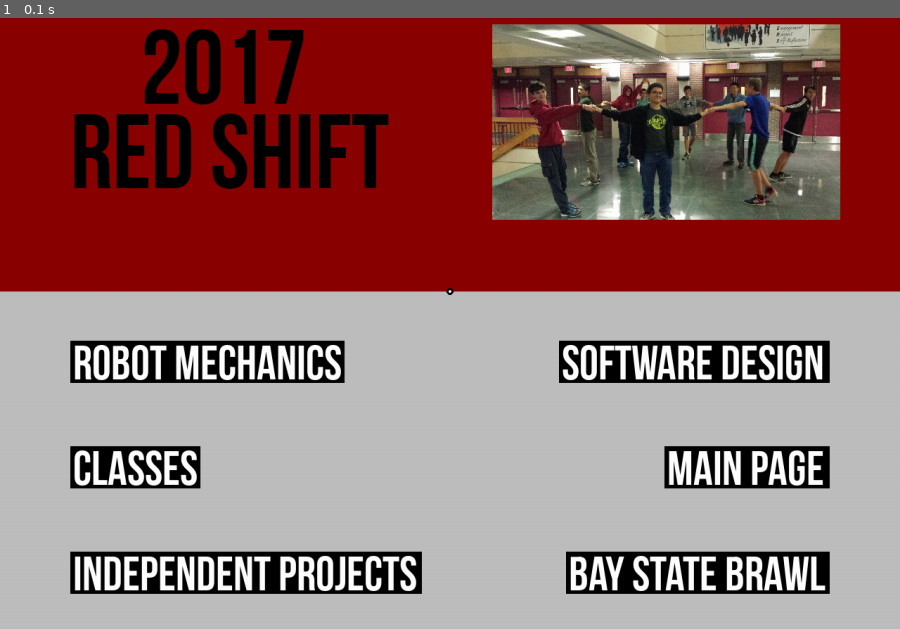
Above: before the commit, frame 1.
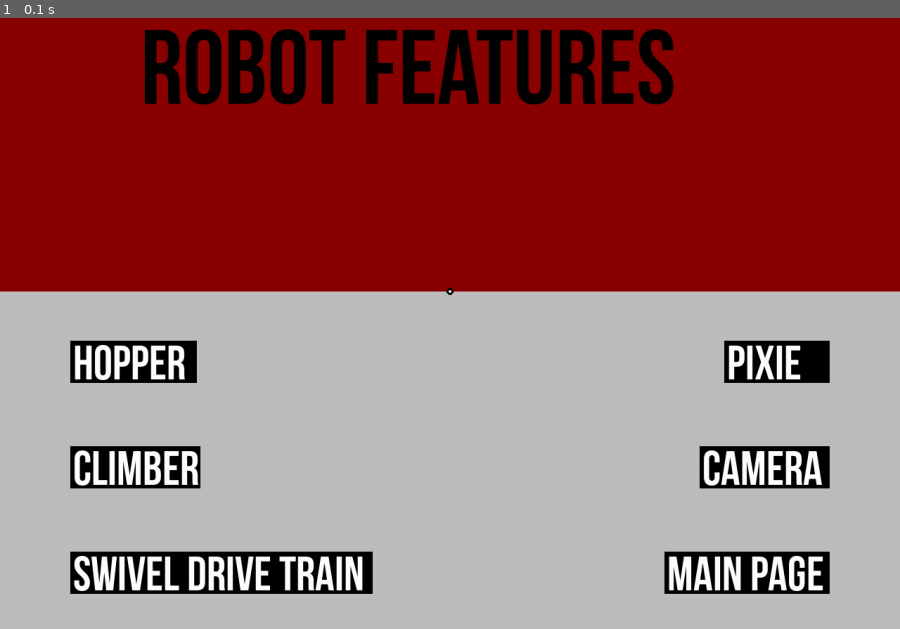
Above: after the commit, the same moment.

Repository: savagewil/Arcadia
Game: pygame game, started from ArcadiaCleint.py
The game is run twice, just before and just after one commit, with the same random seed, the same clock (stepped at 60 frames per second) and the same inputs. The source is Python 2; it was converted automatically to run under Python 3.
Inputs:
- Up to frame 1 (0.1 s): no input

The runs differ from the first frame. In frame 1, 24% of the frame differs, in the area x 8-94%, y 0-95%.

Commit message:
Modified

Diff:
--- a/ArcadiaCleint.py
+++ b/ArcadiaCleint.py
@@ -10,7 +10,7 @@
 pygame.key.set_repeat(30, 1)
 mouse = Mouse.Mouse(Constants.SCREENSIZE[0]/2, Constants.SCREENSIZE[1]/2)
 
-Currentpage = Pages.Current2017Page.Current2017Page()
+Currentpage = Pages.RobotFeaturesPage.RobotFeaturesPage()
 Currentpage.check(mouse)
 Currentpage.display(Screen)
 
--- a/Components/Component.py
+++ b/Components/Component.py
@@ -35,7 +35,7 @@
                 if self.function == "x" or self.function is None:
                     return [True, self.function]
                 else:
-                    print self.text
+                    # print self.text
                     return [True, self.function()]
             else:
                 return [False, None]
--- /dev/null
+++ b/Pages/CameraPage.py
@@ -0,0 +1,22 @@
+import pygame
+import Components
+import MainPage
+from Pages import Page
+
+
+class CameraPage(Page.Page):
+    def __init__(self):
+        Page.Page.__init__(self)
+        self.backgroundColor = pygame.Color("dark red")
+        self.components = [
+            Components.Label.Label([150, 50], 150, "Camera", ["red", "black"]),
+
+            Components.Container.Container(360, 0, 1280, 600, [
+                Components.Label.Label([300, 550], 60, "Camera stuff", ["red", "black"]),
+
+                Components.Button.Button([500, 750], 235, 60, "Main Page", ["black", "white"],
+                                         textHeight=68,
+                                         function=MainPage.MainPage),
+            ], "grey"),
+        ]
+        self.mouseSpeed = 4
--- /dev/null
+++ b/Pages/ClimberPage.py
@@ -0,0 +1,22 @@
+import pygame
+import Components
+import MainPage
+from Pages import Page
+
+
+class ClimberPage(Page.Page):
+    def __init__(self):
+        Page.Page.__init__(self)
+        self.backgroundColor = pygame.Color("dark red")
+        self.components = [
+            Components.Label.Label([150, 50], 150, "Climber", ["red", "black"]),
+
+            Components.Container.Container(360, 0, 1280, 600, [
+                Components.Label.Label([300, 550], 60, "The climber ratchets up a knotted rope", ["red", "black"]),
+
+                Components.Button.Button([500, 750], 235, 60, "Main Page", ["black", "white"],
+                                         textHeight=68,
+                                         function=MainPage.MainPage),
+            ], "grey"),
+        ]
+        self.mouseSpeed = 4
--- a/Pages/Current2017Page.py
+++ b/Pages/Current2017Page.py
@@ -1,6 +1,7 @@
 import pygame
 import IndependentProjectsPage
 import RobotMechanicsPage
+import MainPage
 import Components
 from Pages import Page
 
@@ -18,7 +19,8 @@
                                          textHeight=68,
                                          function=RobotMechanicsPage.RobotMechanicsPage),
 
-                Components.Button.Button([1280-(385 + 100), 550], 385, 60, "Software Design", ["black", "white"], textHeight=68,
+                Components.Button.Button([1280-(385 + 100), 550], 385, 60, "Software Design", ["black", "white"],
+                                         textHeight=68,
                                          function=''),
 
                 Components.Button.Button([100, 850], 500, 60, "Independent Projects", ["black", "white"],
@@ -34,7 +36,7 @@
 
                 Components.Button.Button([1280 - (235 + 100), 700], 235, 60, "Main Page", ["black", "white"],
                                          textHeight=68,
-                                         function=''),
+                                         function=MainPage.MainPage),
             ], "grey")
         ]
         self.mouseSpeed = 4
--- /dev/null
+++ b/Pages/DriveTrainPage.py
@@ -0,0 +1,23 @@
+import pygame
+import Components
+import MainPage
+from Pages import Page
+
+
+class DriveTrainPage(Page.Page):
+    def __init__(self):
+        Page.Page.__init__(self)
+        self.backgroundColor = pygame.Color("dark red")
+        self.components = [
+            Components.Label.Label([150, 50], 150, "Drive", ["red", "black"]),
+            Components.Label.Label([200, 170], 150, "Train", ["red", "black"]),
+
+            Components.Container.Container(360, 0, 1280, 600, [
+                Components.Label.Label([300, 550], 60, "We are using a swivel drive train", ["red", "black"]),
+
+                Components.Button.Button([500, 750], 235, 60, "Main Page", ["black", "white"],
+                                         textHeight=68,
+                                         function=MainPage.MainPage),
+            ], "grey"),
+        ]
+        self.mouseSpeed = 4
--- /dev/null
+++ b/Pages/HopperPage.py
@@ -0,0 +1,22 @@
+import pygame
+import Components
+import MainPage
+from Pages import Page
+
+
+class HopperPage(Page.Page):
+    def __init__(self):
+        Page.Page.__init__(self)
+        self.backgroundColor = pygame.Color("dark red")
+        self.components = [
+            Components.Label.Label([150, 50], 150, "Hopper", ["red", "black"]),
+
+            Components.Container.Container(360, 0, 1280, 600, [
+                Components.Label.Label([300, 550], 60, "The Hopper stores the 'fuel' balls", ["red", "black"]),
+
+                Components.Button.Button([500, 750], 235, 60, "Main Page", ["black", "white"],
+                                         textHeight=68,
+                                         function=MainPage.MainPage),
+            ], "grey"),
+        ]
+        self.mouseSpeed = 4
--- /dev/null
+++ b/Pages/PixiePage.py
@@ -0,0 +1,22 @@
+import pygame
+import Components
+import MainPage
+from Pages import Page
+
+
+class PixiePage(Page.Page):
+    def __init__(self):
+        Page.Page.__init__(self)
+        self.backgroundColor = pygame.Color("dark red")
+        self.components = [
+            Components.Label.Label([150, 100], 150, "Pixie", ["red", "black"]),
+
+            Components.Container.Container(360, 0, 1280, 600, [
+                Components.Label.Label([100, 550], 60, "The Pixie is an advance tool \n which we had the opportunity to try this year", ["red", "black"]),
+
+                Components.Button.Button([500, 750], 235, 60, "Main Page", ["black", "white"],
+                                         textHeight=68,
+                                         function=MainPage.MainPage),
+            ], "grey"),
+        ]
+        self.mouseSpeed = 4
--- /dev/null
+++ b/Pages/RobotFeaturesPage.py
@@ -0,0 +1,42 @@
+import pygame
+import CameraPage
+import DriveTrainPage
+import ClimberPage
+import HopperPage
+import PixiePage
+import MainPage
+import Components
+from Pages import Page
+
+
+class RobotFeaturesPage(Page.Page):
+    def __init__(self):
+        Page.Page.__init__(self)
+        self.backgroundColor = pygame.Color("dark red")
+        self.components = [
+            Components.Label.Label([200, 100], 150, "Robot Features", ["red", "black"]),
+            Components.Container.Container(480, 0, 1280, 480, [
+                Components.Button.Button([100, 850], 430, 60, "Swivel Drive Train", ["black", "white"],
+                                         textHeight=68,
+                                         function=DriveTrainPage.DriveTrainPage),
+
+                Components.Button.Button([100, 550], 180, 60, "Hopper", ["black", "white"],
+                                         textHeight=68,
+                                         function=HopperPage.HopperPage),
+
+                Components.Button.Button([100, 700], 185, 60, "Climber", ["black", "white"], textHeight=68,
+                                         function=ClimberPage.ClimberPage),
+
+                Components.Button.Button([1280-(150 + 100), 550], 150, 60, "Pixie", ["black", "white"], textHeight=68,
+                                         function=PixiePage.PixiePage),
+
+                Components.Button.Button([1280-(185 + 100), 700], 185, 60, "Camera", ["black", "white"],
+                                         textHeight=68,
+                                         function=CameraPage.CameraPage),
+
+                Components.Button.Button([1280 - (235 + 100), 850], 235, 60, "Main Page", ["black", "white"],
+                                         textHeight=68,
+                                         function=MainPage.MainPage),
+            ], "grey")
+        ]
+        self.mouseSpeed = 4
--- a/Pages/RobotMechanicsPage.py
+++ b/Pages/RobotMechanicsPage.py
@@ -1,5 +1,6 @@
 import pygame
 import Components
+import RobotFeaturesPage
 from Pages import Page
 
 
@@ -12,7 +13,7 @@
             Components.Container.Container(480, 0, 1280, 480, [
                 Components.Button.Button([1280-(370 + 100), 800], 370, 60, "Robot Features", ["black", "white"],
                                          textHeight=68,
-                                         function=''),
+                                         function=RobotFeaturesPage.RobotFeaturesPage),
 
                 Components.Button.Button([1280-(160 + 100), 650], 160, 60, "Wiring", ["black", "white"], textHeight=68,
                                          function=''),
--- a/Pages/__init__.py
+++ b/Pages/__init__.py
@@ -4,3 +4,5 @@
 import IndependentProjectsPage
 import ArcadiaPage
 import RobotMechanicsPage
+import RobotFeaturesPage
+import DriveTrainPage
